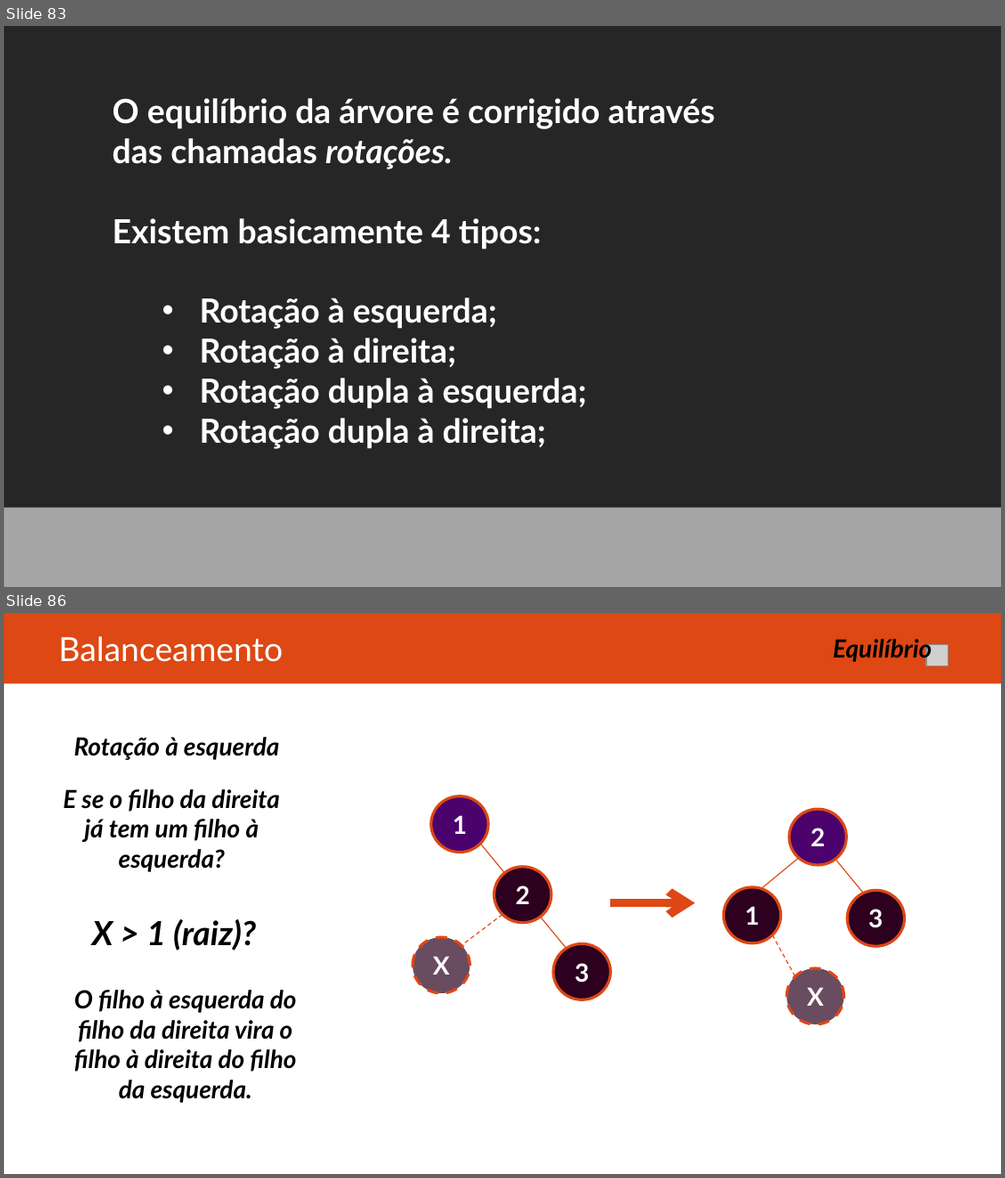
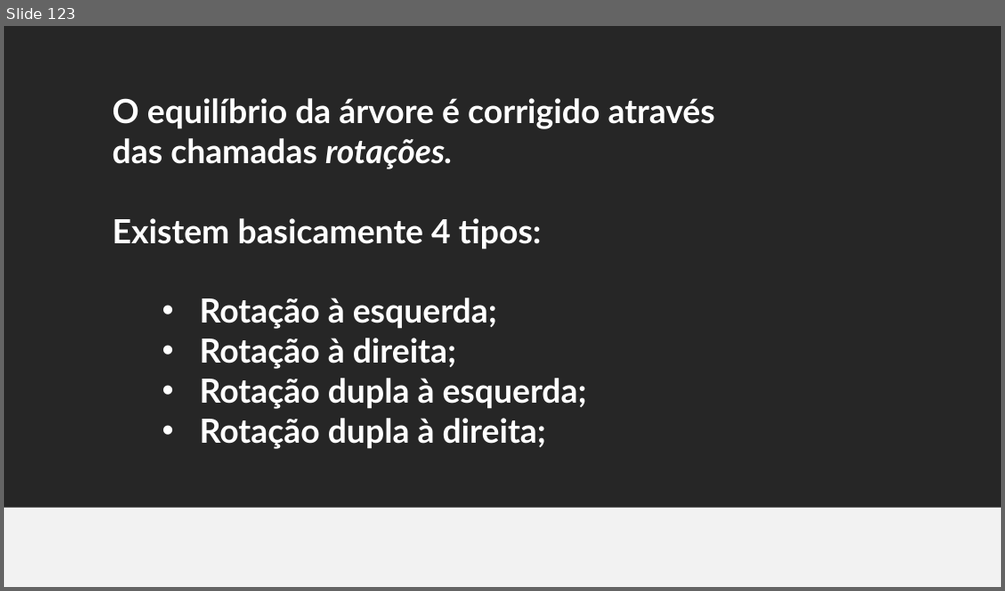
Before and after one commit to felipemarc/AED1_2016-2, a slide deck: ap_arvores/AED - arvores.pptx. Shown one above the other, each under a label of ours: slides 83 and 86 before the commit, slide 123 after it; the slides between them are not shown. The pictures are 1005x1178 and 1005x591 pixels, drawn with LibreOffice and Linux fonts; fonts in the diff are those of the drawing; grey boxes stand for pictures; background and template pictures are left out. Boxes give left, top, right and bottom in pixels: in the first picture for what was removed or moved away, otherwise in the second. Text is boxed around its words. In the diff, an @@ line names an element or a change of style, - is before the commit and + after.

```diff
--- a/ap_arvores/AED - arvores.pptx
+++ b/ap_arvores/AED - arvores.pptx
@@ slide 86 removed at (4,613,1001,1174), background #FFFFFF @@
@@ rectangle removed at (4,613,1001,684) @@
@@ text removed at (58,636,283,662) @@
-Balanceamento
@@ text removed at (833,639,931,663) @@
-Equilíbrio
@@ picture removed at (926,645,948,666) @@
@@ text removed at (74,737,280,760) @@
-Rotação à esquerda
@@ text removed at (63,789,279,872) @@
-E se o filho da direita já tem um filho à esquerda?
@@ arrow removed from (610, 903) to (695, 903) @@
@@ group removed at (724,810,904,946): 3 ellipses, 2 lines @@
-1
-2
-3
@@ text removed at (92,919,256,950) @@
-X > 1 (raiz)?
@@ line removed from (502, 914) to (461, 945) @@
@@ ellipse removed at (413,937,469,993) @@
-X
@@ group removed at (430,796,610,1000): 3 ellipses, 2 lines @@
-1
-2
-3
@@ line removed from (773, 935) to (794, 976) @@
@@ ellipse removed at (786,968,843,1023) @@
-X
@@ text removed at (74,989,297,1103) @@
-O filho à esquerda do filho da direita vira o filho à direita do filho da esquerda.
@@ what was slide 83 is now slide 123 @@
@@ slide 123 changed as well @@
@@ background #A6A6A6 to #F2F2F2 @@
```
Also in this commit, not shown: 83 other slides changed, 53 slides added, 15 other slides removed.
